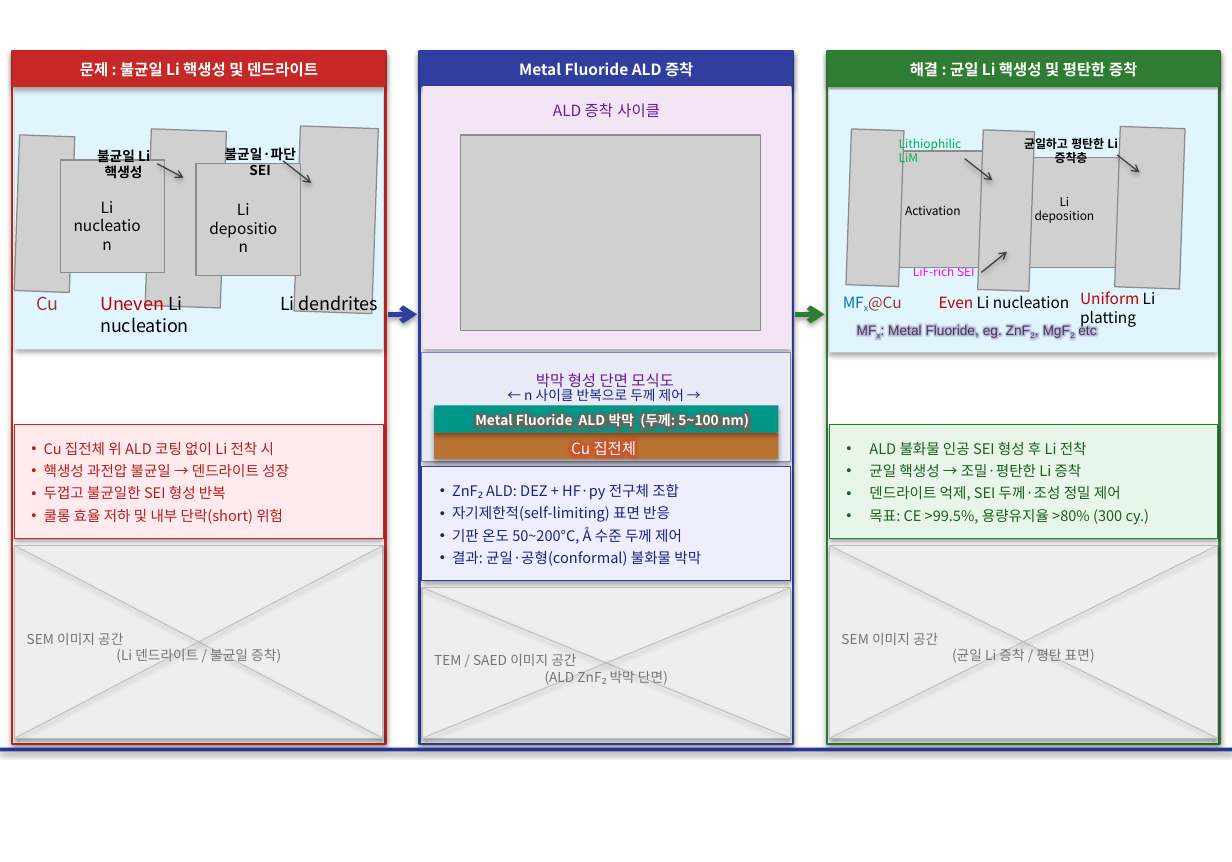
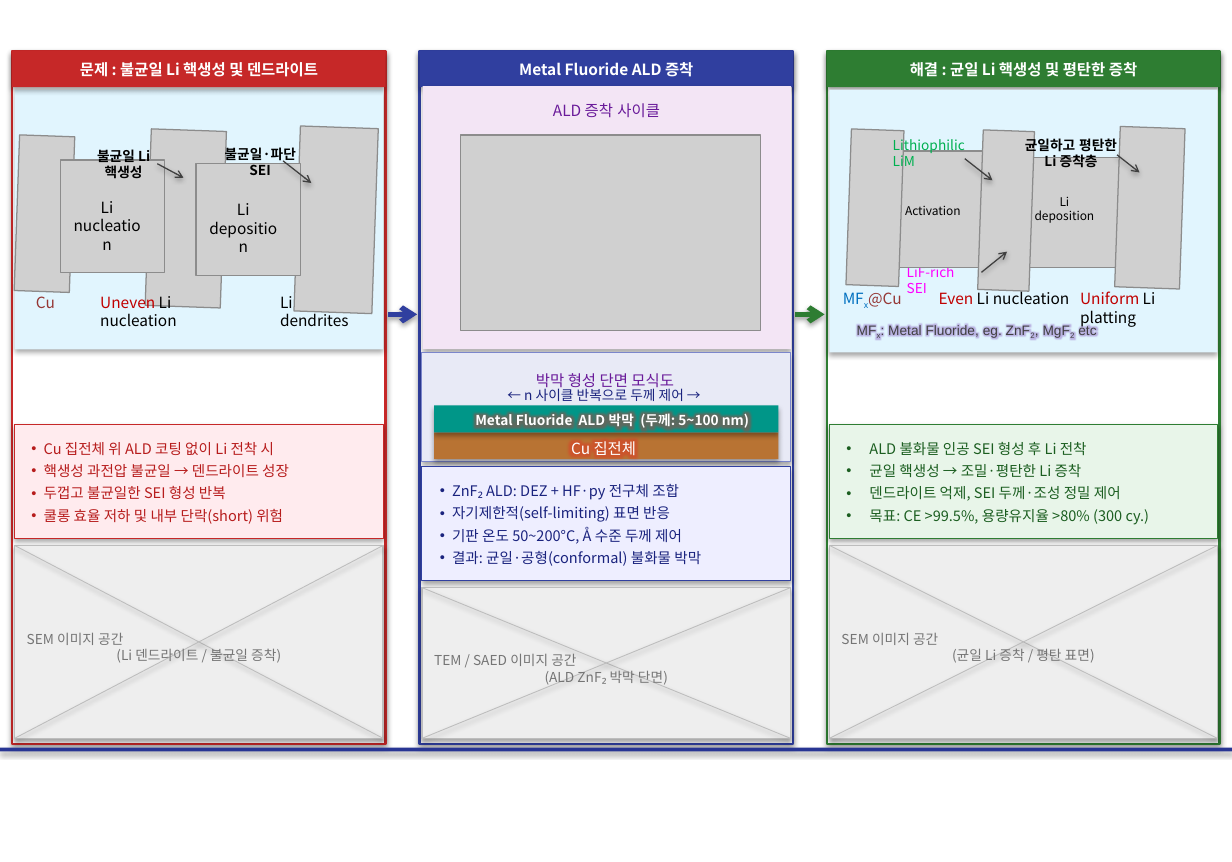
Before and after one commit to Logos365/SMLEE, a slide deck: slide 3 of 030_Project/032_Proposed Project/09_개인기초 2차/그림2_연구로드맵.pptx. Drawn at 1232x862 pixels with LibreOffice and Linux fonts; fonts in the diff are those of the drawing; grey boxes stand for pictures. Boxes give left, top, right and bottom in pixels: in the first picture for what was removed or moved away, otherwise in the second. Text is boxed around its words. In the diff, an @@ line names an element or a change of style, - is before the commit and + after.

```diff
--- a/030_Project/032_Proposed Project/09_개인기초 2차/그림2_연구로드맵.pptx
+++ b/030_Project/032_Proposed Project/09_개인기초 2차/그림2_연구로드맵.pptx
@@ size 7 to 8 pt in 3 elements at [1025, 136, 1117, 167], [907, 264, 955, 293], [893, 136, 965, 171] @@
@@ size 10.5 to 9 pt in 3 elements at [36, 292, 55, 308], [100, 293, 227, 454], [280, 296, 349, 326] @@
@@ text "MFx@Cu": place and size @@
-text "MFx@Cu" at [868, 296, 902, 311]
+text "MFx@Cu" at [868, 292, 902, 307]
@@ text "Even Li nucleation": place and size @@
-text "Even Li nucleation" at [939, 295, 1070, 308]
+text "Even Li nucleation" at [939, 289, 1070, 304]
```
Also in this commit, not shown: 2 slides added, 1 slide removed.
